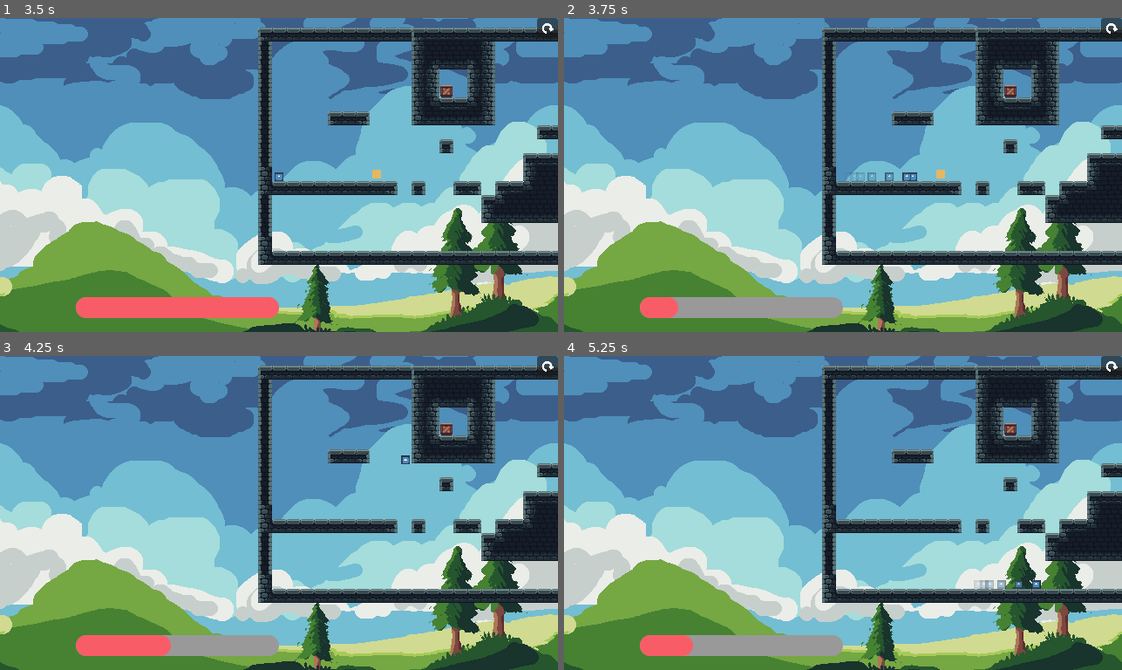
Above: before the commit, frames 1-4 (two rows, left to right).
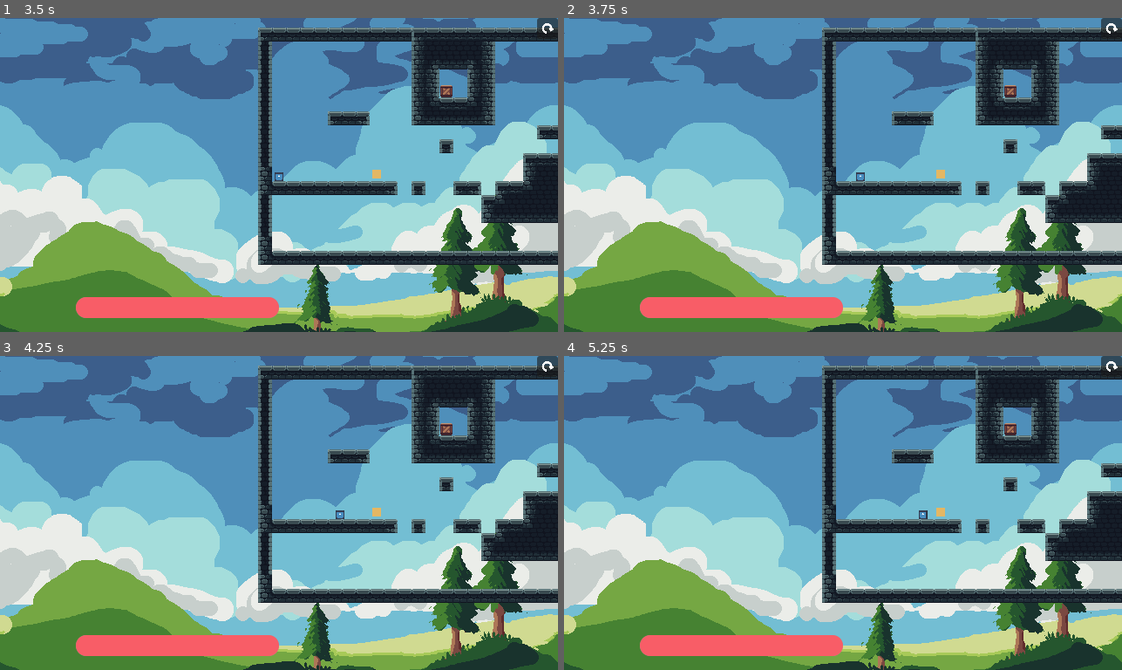
Above: after the commit, the same moments.

Repository: Robocraft999/ScalesToScale
Game: Godot game, scene res://scenes/root.tscn
Two runs of this game, one before a commit and one after it. Both use one fixed random seed, a clock stepped at 60 frames per second and the inputs below. The engine's default icon, where the game draws it, is replaced by a stand-in: a white triangle on a blue panel in a dark square.
Inputs (mouse positions are in pixels of both pictures, inside the frame that each line leads up to):
- Up to frame 1 (3.5 s): click "Start Game" at 0.5 s; click (546, 27) at 1.25 s; click (546, 27) at 2 s; click (546, 27) at 2.75 s
- Up to frame 2 (3.75 s): tap Enter (ui_accept) at 3.5 s; move the mouse to (965, 159) at 3.52 s; hold D (move_right) from 3.53 s (still down); hold Space (dash) from 3.53 s (still down); click (965, 159) at 3.67 s
- Up to frame 3 (4.25 s): keep holding D (move_right); keep holding Space (dash); tap Up (jump) at 3.77, 3.8, 4.07 s
- Up to frame 4 (5.25 s): release D (move_right) at 4.25 s; release Space (dash) at 4.25 s; drag from (731, 528) to (815, 575) at 4.27 s; move the mouse to (898, 443) at 5.02 s; hold D (move_right) from 5.03 s (still down); hold Space (dash) from 5.03 s (still down)

Frame 1 is identical in both runs. In frame 2, 2.2% of the frame differs, in the area x 18-64%, y 49-96%; in frame 3, 1.4%; in frame 4, 2.1%.

Commit message:
Progress Storage AutoLoad Scripts and Barriers in player movement

Diff:
--- a/scenes/levels/tutorial_0.tscn
+++ b/scenes/levels/tutorial_0.tscn
@@ -8,6 +8,8 @@
 [ext_resource type="Texture2D" uid="uid://6h3oh0xecxoo" path="res://sprites/keycap_up_arrow.png" id="5_pmvrd"]
 [ext_resource type="Script" path="res://scripts/animated_keycap.gd" id="6_vscq7"]
 [ext_resource type="Texture2D" uid="uid://d3efk20a8x1qs" path="res://sprites/keycap_left_arrow.png" id="6_xr2ns"]
+[ext_resource type="Script" path="res://scripts/collectible.gd" id="9_ofmtq"]
+[ext_resource type="Texture2D" uid="uid://loarm7an4wt3" path="res://resources/sprites/Collectible.png" id="10_fnph6"]
 
 [sub_resource type="RectangleShape2D" id="RectangleShape2D_uns3m"]
 size = Vector2(15, 22)
@@ -41,7 +43,7 @@
 
 [sub_resource type="Animation" id="Animation_lccx0"]
 resource_name = "Tutorial0"
-length = 15.0
+length = 20.0
 tracks/0/type = "value"
 tracks/0/imported = false
 tracks/0/enabled = true
@@ -72,6 +74,9 @@
 "RESET": SubResource("Animation_wqt0i"),
 "Tutorial0": SubResource("Animation_lccx0")
 }
+
+[sub_resource type="RectangleShape2D" id="RectangleShape2D_3mgu4"]
+size = Vector2(16, 16)
 
 [node name="Tutorial0" type="Node2D"]
 script = ExtResource("1_m43d6")
@@ -140,5 +145,15 @@
 }
 autoplay = "Tutorial0"
 
-[node name="AnimatedKeyCap" type="Sprite2D" parent="."]
-script = ExtResource("6_vscq7")
+[node name="Collectible" type="Area2D" parent="." node_paths=PackedStringArray("type")]
+position = Vector2(112, 256)
+collision_mask = 2
+script = ExtResource("9_ofmtq")
+type = NodePath("..")
+
+[node name="CollisionShape2D" type="CollisionShape2D" parent="Collectible"]
+shape = SubResource("RectangleShape2D_3mgu4")
+
+[node name="Sprite2D" type="Sprite2D" parent="Collectible"]
+scale = Vector2(0.5, 0.5)
+texture = ExtResource("10_fnph6")
--- a/scripts/collectible.gd
+++ b/scripts/collectible.gd
@@ -10,6 +10,7 @@
 func _on_area_entered(node: Node2D):
 	#print(node)
 	if node is Player:
+		handle(node)
 		queue_free()
 	pass
 
--- a/scripts/levels/tutorial_0.gd
+++ b/scripts/levels/tutorial_0.gd
@@ -3,3 +3,7 @@
 # Called every frame. 'delta' is the elapsed time since the previous frame.
 func _process(delta: float) -> void:
 	$UpKeyCap.visible = ProgressStore.jump_enabled
+
+# Collectible pickup
+func handle(player: Player):
+	ProgressStore.jump_enabled = true
--- a/scripts/player.gd
+++ b/scripts/player.gd
@@ -72,7 +72,7 @@
 		velocity.y = JUMP_VELOCITY
 		jump_buffer_time = 0
 		jump_coyote_time = 0
-	elif Input.is_action_just_pressed("jump") and jump_double_ready and not is_on_floor():
+	elif Input.is_action_just_pressed("jump") and jump_double_ready and not is_on_floor() and ProgressStore.double_jump_enabled:
 		velocity.y = DOUBLE_JUMP_VELOCITY
 		jump_double_ready = false
 	elif Input.is_action_just_pressed("jump") and not is_on_floor():
@@ -138,7 +138,8 @@
 	if not is_on_floor():
 		velocity += get_actual_gravity() * delta
 
-	_physics_jump()
+	if ProgressStore.jump_enabled:
+		_physics_jump()
 
 	# Get the input direction and handle the movement/deceleration.
 	# As good practice, you should replace UI actions with custom gameplay actions.
@@ -148,6 +149,7 @@
 	else:
 		velocity.x = move_toward(velocity.x, 0, SPEED)
 
-	_physics_dash()
+	if ProgressStore.dash_enabled:
+		_physics_dash()
 
 	move_and_slide()
--- a/scripts/progress.gd
+++ b/scripts/progress.gd
@@ -1,3 +1,5 @@
 extends Node
 
 var jump_enabled := false
+var double_jump_enabled := false
+var dash_enabled := false
Not shown: 1 places in scenes/levels/tutorial_0.tscn that only renumber resources
